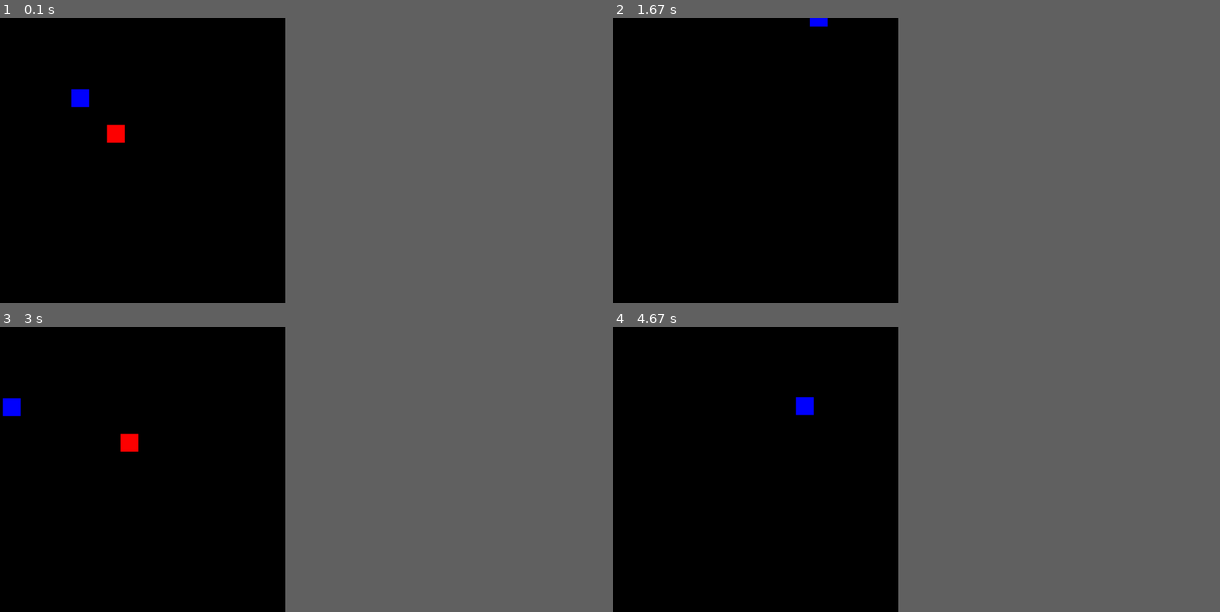
Above: before the commit, frames 1-4 (two rows, left to right).
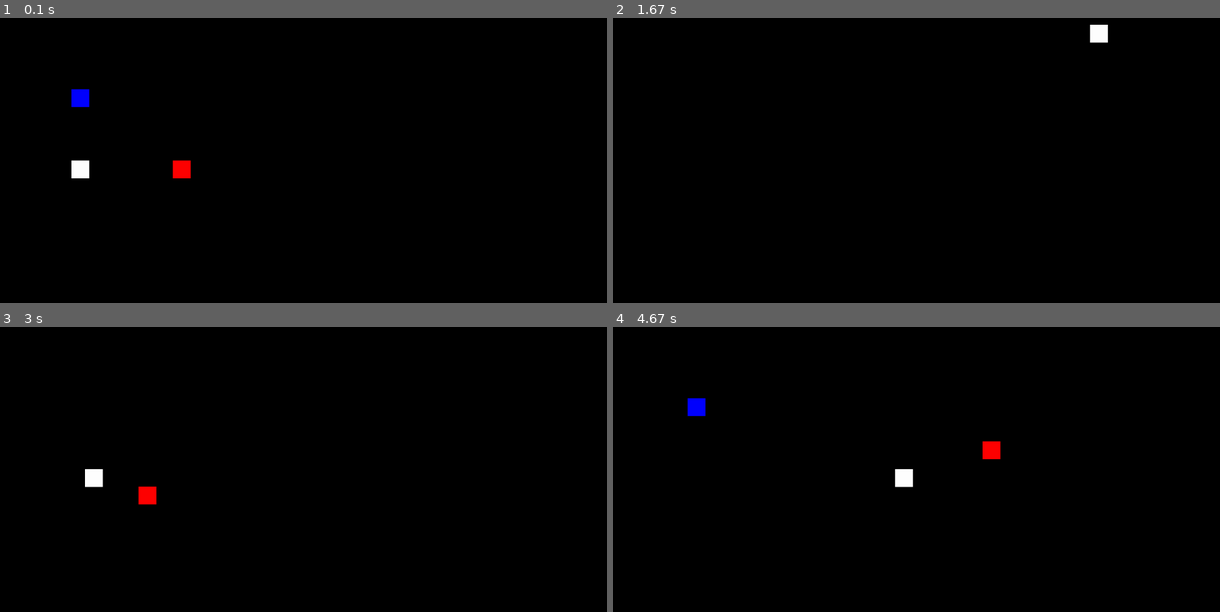
Above: after the commit, the same moments.

Repository: Med1v/pygameECSengine
Game: pygame game, started from main.py
The game is run twice, just before and just after one commit, with the same random seed, the same clock (stepped at 60 frames per second) and the same inputs.
Inputs:
- Up to frame 1 (0.1 s): no input
- Up to frame 2 (1.67 s): hold Right 0.33-0.8 s; hold Up 0.83-1.13 s; hold W 0.83-1.13 s; hold Right 1.17-1.63 s; hold D 1.17-1.63 s
- Up to frame 3 (3 s): hold Left 1.67-2.2 s; hold A 1.67-2.2 s; hold Down 2.23-2.53 s; hold S 2.23-2.53 s; hold Left 2.57-2.97 s; hold A 2.57-2.97 s
- Up to frame 4 (4.67 s): hold Up 3-3.37 s; hold W 3-3.37 s; hold Right 3.4-4.03 s; hold D 3.4-4.03 s; hold Down 4.07-4.43 s; hold S 4.07-4.43 s; hold Left from 4.47 s (still down); hold A from 4.47 s (still down)
In our replay, the window is 423x423 before the commit and 900x423 after it. These sizes can differ from the game's own. Grey fills any space a smaller window leaves; there, only what the larger window draws over its background counts as a difference.

The runs differ from the first frame. In frame 1, 0.6% of the frame differs, in the area x 11-32%, y 25-57%; in frame 2, 0.3%; in frame 3, 0.8%, in the area x 0-26%, y 24-63%; in frame 4, 0.8%.

Commit message:
playable

Diff:
--- a/components.py
+++ b/components.py
@@ -44,8 +44,8 @@
 
 class PlayerCtrl(Component):
     def __init__(self, keyBindsMap):
-        super().__init__([HandlerSystem])
-        # 0-no; 1-up; 2-right; 3-down; 4-left
+        super().__init__([HandlerSystem, BotSystem])
+        # up; right; down; left
         self.keyBinds = keyBindsMap
         self.direction = [0, 0, 0, 0]
 
@@ -53,7 +53,7 @@
 class ChaseBotCtrl(Component):
     def __init__(self):
         super().__init__([BotSystem])
-        # 0-no; 1-up; 2-right; 3-down; 4-left
+        # up; right; down; left
         self.direction = [0, 0, 0, 0]
 
 
--- a/entity.py
+++ b/entity.py
@@ -35,7 +35,7 @@
     player1.addComponent(PlayerCtrl(keyBinds))
     player1.addComponent(Transform(200, 200))
     # friction, power, weight, maxspeed, speedx=0, speedy=0
-    player1.addComponent(InertiaMovement(PLAYER_FRICTION*2, 30, 150, 10))
+    player1.addComponent(InertiaMovement(PLAYER_FRICTION, 30, 25, 10))
     player1.addComponent(Rectangle(BLUE, 50))
 
     elist.append(player1)
@@ -50,12 +50,18 @@
         'throw': pygame.K_o
     }
     player2.addComponent(PlayerCtrl(keyBinds))
-    player2.addComponent(Transform(300, 300))
+    player2.addComponent(Transform(200, 400))
     # player2.addComponent(BasicMovement(5))
     # friction, power, weight, maxspeed, speedx=0, speedy=0
     player2.addComponent(InertiaMovement(PLAYER_FRICTION, 30, 25, 10))
-    player2.addComponent(Rectangle(RED, 50))
+    player2.addComponent(Rectangle(WHITE, 50))
 
     elist.append(player2)
 
+    bot1 = Entity('bot1', mng)
+    bot1.addComponent(ChaseBotCtrl())
+    bot1.addComponent(Transform(500, 400))
+    bot1.addComponent(InertiaMovement(PLAYER_FRICTION*2, 30, 150, 10))
+    bot1.addComponent(Rectangle(RED, 50))
+
     return elist
--- a/main.py
+++ b/main.py
@@ -5,7 +5,7 @@
 from components import *
 import entity
 
-swidths, sheight = 800, 800
+swidths, sheight = 1700, 800
 FPS_LIMIT = 120
 
 
@@ -37,6 +37,7 @@
     ecsmng = ECManger()
 
     ecsmng.addSys(HandlerSystem(pygame))
+    ecsmng.addSys(BotSystem(pygame))
     ecsmng.addSys(PhysicsSystem(pygame))
     ecsmng.addSys(RenderSystem(pygame, screen))
     # init entities and add components to them
--- a/systems.py
+++ b/systems.py
@@ -7,6 +7,9 @@
         self.pg = pg
         import components as cmps
         self.cmps = cmps
+        self.ctrl_list = [cmps.PlayerCtrl, cmps.ChaseBotCtrl]
+
+        self.sign = lambda x: (1, -1)[x < 0]
 
 
 # Basically a key event listener
@@ -105,8 +108,37 @@
     def __init__(self, pg):
         super().__init__(pg)
 
-    def update(self, cmp_dict):
-        pass
+    def chaseBotUpdate(self, pl_list, c):
+        # find closest player
+        try: bot_pos = c.e.cmp_dict[self.cmps.Transform]
+        except KeyError: return
+        pl_pos = None
+        curr_d = 999999
+        for p in pl_list:
+            try: pos = p.e.cmp_dict[self.cmps.Transform]
+            except KeyError: continue
+
+            d = math.sqrt((bot_pos.x - pos.x)**2 + (bot_pos.y - pos.y)**2)
+            if d < curr_d:
+                pl_pos = pos
+                curr_d = d
+        if pl_pos is None: return
+
+        # calculate movement
+        xdif = bot_pos.x - pl_pos.x
+        ydif = bot_pos.y - pl_pos.y
+
+        c.direction = [
+            1 if self.sign(ydif) > 0 else 0,  # up
+            1 if self.sign(xdif) < 0 else 0,  # right
+            1 if self.sign(ydif) < 0 else 0,  # down
+            1 if self.sign(xdif) > 0 else 0  # left
+        ]
+
+    def update(self, cmp_dict):
+        if self.cmps.ChaseBotCtrl in cmp_dict:
+            for c in cmp_dict[self.cmps.ChaseBotCtrl]:
+                self.chaseBotUpdate(cmp_dict[self.cmps.PlayerCtrl], c)
 
 
 class PhysicsSystem(BasicSystem):
@@ -125,27 +157,32 @@
             pos.x -= c.speed
 
     def inertiaMovement(self, pos, c):
-        direction = c.e.cmp_dict[self.cmps.PlayerCtrl].direction
-
-        c.forces = [x * c.power for x in direction]
+        for cp in self.ctrl_list:
+            try: ctrl = c.e.cmp_dict[cp]
+            except KeyError: continue
+
+            direction = ctrl.direction
+            c.forces = [x * c.power for x in direction]
 
     def registerCollision(self, pos, c):
         pass
 
     def inertiaUpdate(self, pos, c):
-        sign = lambda x: (1, -1)[x < 0]
         # friction absolute
         # fr_change = c.friction/c.weight
 
         # # if for making so friction applies only to net 0 axis
-        # fr_speedx = sign(c.speedx)*fr_change if (c.forces[1] - c.forces[3]) == 0 else 0
-        # fr_speedy = sign(c.speedy)*fr_change if (c.forces[2] - c.forces[0]) == 0 else 0
+        # fr_speedx = self.sign(c.speedx)*fr_change if (c.forces[1] - c.forces[3]) == 0 else 0
+        # fr_speedy = self.sign(c.speedy)*fr_change if (c.forces[2] - c.forces[0]) == 0 else 0
 
         # c.speedx -= fr_speedx if (abs(fr_speedx) < abs(c.speedx)) else c.speedx
         # c.speedy -= fr_speedy if (abs(fr_speedy) < abs(c.speedy)) else c.speedy
 
         # friction force
-        direction = c.e.cmp_dict[self.cmps.PlayerCtrl].direction
+        for cp in self.ctrl_list:
+            try: ctrl = c.e.cmp_dict[cp]
+            except KeyError: continue
+        direction = ctrl.direction
         # if not standing still
         if c.speedy != 0:
             # friction must be reduced if friction force is bigger than momentum
@@ -172,12 +209,12 @@
         curr_speed = math.sqrt(c.speedx**2 + c.speedy**2)
         if curr_speed > c.maxspeed:
             if c.speedy == 0 or c.speedx == 0:
-                c.speedx = sign(c.speedx) * c.maxspeed if abs(c.speedx) > c.maxspeed else 0
-                c.speedy = sign(c.speedy) * c.maxspeed if abs(c.speedy) > c.maxspeed else 0
+                c.speedx = self.sign(c.speedx) * c.maxspeed if abs(c.speedx) > c.maxspeed else 0
+                c.speedy = self.sign(c.speedy) * c.maxspeed if abs(c.speedy) > c.maxspeed else 0
             else:
                 angle = math.atan(abs(c.speedy/c.speedx))
-                c.speedx = sign(c.speedx) * math.cos(angle) * c.maxspeed
-                c.speedy = sign(c.speedy) * math.sin(angle) * c.maxspeed
+                c.speedx = self.sign(c.speedx) * math.cos(angle) * c.maxspeed
+                c.speedy = self.sign(c.speedy) * math.sin(angle) * c.maxspeed
 
         # position
         pos.x += c.speedx
